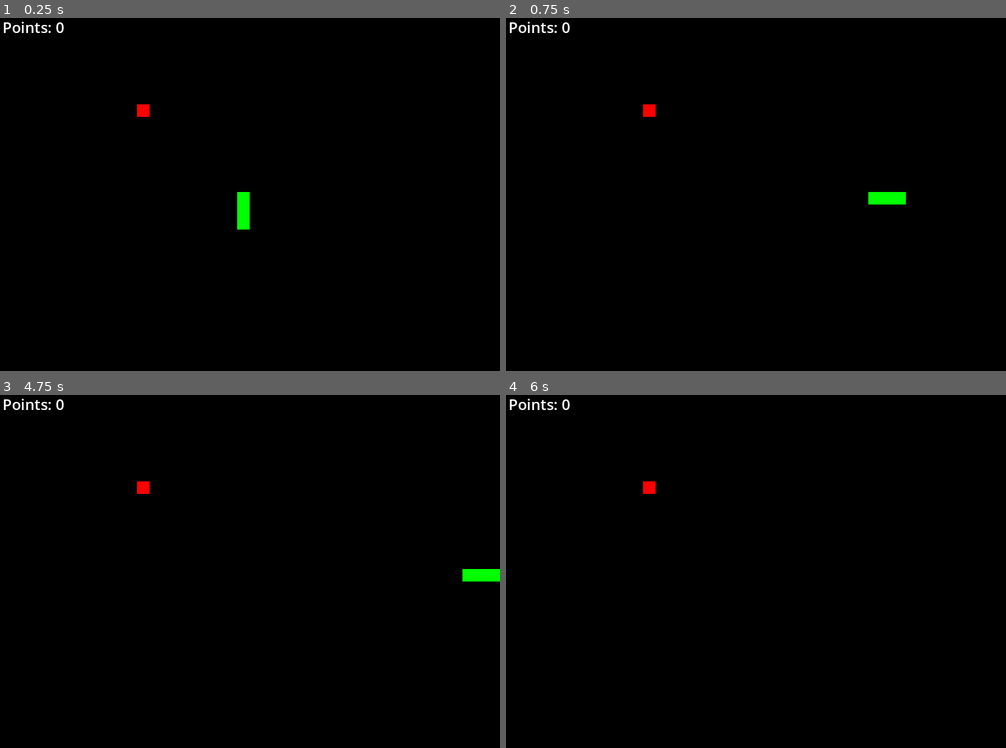
Above: before the commit, frames 1-4 (two rows, left to right).
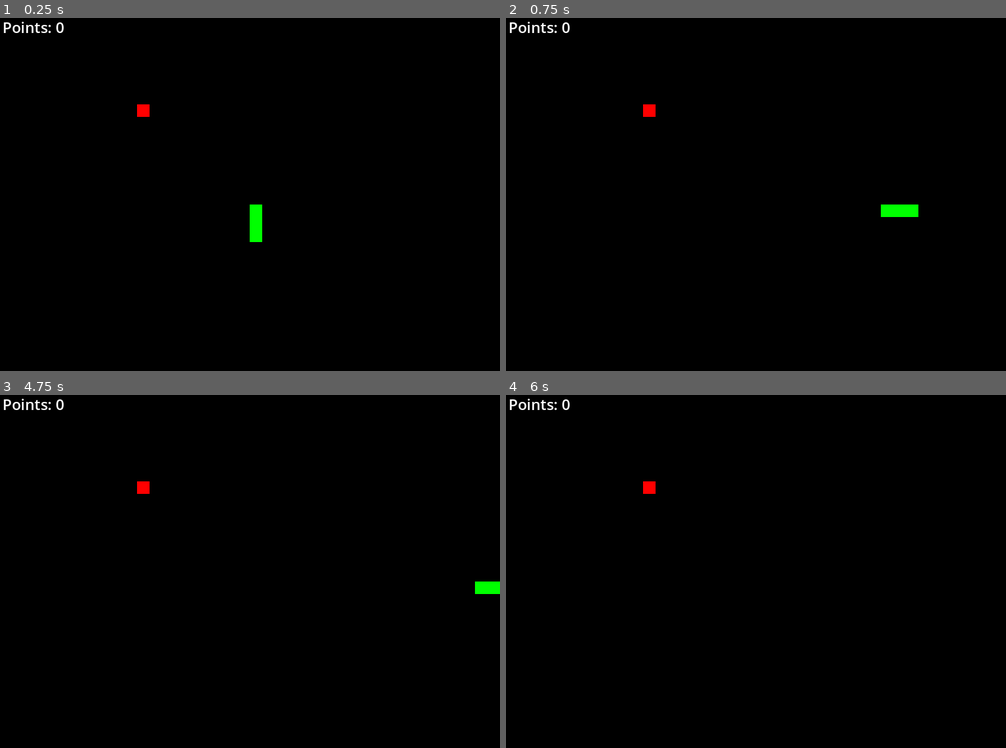
Above: after the commit, the same moments.

Repository: lafferjm/snake_godot
Game: Godot game, scene res://scenes/game_scene.tscn
Same seed, same stepped clock (60 frames per second), same inputs: the game is played once before the commit and once after it.
Inputs:
- Up to frame 1 (0.25 s): no input
- Up to frame 2 (0.75 s): tap Enter at 0.5 s; hold Right (move_right) from 0.53 s (still down)
- Up to frame 3 (4.75 s): tap Space at 1.25, 2.75, 4.25 s; release Right (move_right) at 1.28 s; hold Down (move_down) 1.28-2.03 s; tap Enter at 2, 3.5 s; hold Right (move_right) 2.03-2.78 s; hold Up (move_up) 2.78-3.53 s; hold Left (move_left) from 3.53 s (still down)
- Up to frame 4 (6 s): release Left (move_left) at 5.03 s; hold Down (move_down) 5.03-5.78 s; hold Right (move_right) from 5.78 s (still down)

The runs differ from the first frame. In frame 1, 0.5% of the frame differs, in the area x 47-53%, y 49-64%; in frame 2, 0.5%; in frame 3, 0.4%; in frame 4, nothing differs.

Commit message:
add groups

Diff:
--- a/objects/food.tscn
+++ b/objects/food.tscn
@@ -12,10 +12,13 @@
 
 [node name="Sprite2D" type="Sprite2D" parent="."]
 texture = ExtResource("1_1xvq5")
+centered = false
 
 [node name="Area2D" type="Area2D" parent="."]
+collision_mask = 5
 
 [node name="CollisionShape2D" type="CollisionShape2D" parent="Area2D"]
+position = Vector2(10, 10)
 shape = SubResource("RectangleShape2D_ovu8c")
 
 [node name="Crunch" type="AudioStreamPlayer" parent="."]
--- a/objects/snake_body.tscn
+++ b/objects/snake_body.tscn
@@ -9,10 +9,12 @@
 
 [node name="Sprite2D" type="Sprite2D" parent="."]
 texture = ExtResource("1_31l4q")
+centered = false
 
-[node name="Area2D" type="Area2D" parent="."]
-collision_layer = 2
+[node name="Area2D" type="Area2D" parent="." groups=["SnakeBody"]]
+collision_layer = 4
 collision_mask = 0
 
 [node name="CollisionShape2D" type="CollisionShape2D" parent="Area2D"]
+position = Vector2(10, 10)
 shape = SubResource("RectangleShape2D_ml027")
--- a/objects/snake_head.tscn
+++ b/objects/snake_head.tscn
@@ -13,9 +13,11 @@
 
 [node name="Sprite2D" type="Sprite2D" parent="."]
 texture = ExtResource("1_ummci")
+centered = false
 
-[node name="Area2D" type="Area2D" parent="."]
-collision_mask = 3
+[node name="Area2D" type="Area2D" parent="." groups=["SnakeHead"]]
+collision_mask = 5
 
 [node name="CollisionShape2D" type="CollisionShape2D" parent="Area2D"]
+position = Vector2(10, 10)
 shape = SubResource("RectangleShape2D_0e487")
--- a/scripts/food.gd
+++ b/scripts/food.gd
@@ -9,8 +9,8 @@
 	var x_coord = rng.randi_range(0, (screen_size.x / 20) - 20) * 20;
 	var y_coord = rng.randi_range(0, (screen_size.y / 20) - 20) * 20;
 
-	position.x = x_coord + 10;
-	position.y = y_coord + 10;
+	position.x = x_coord;
+	position.y = y_coord;
 
 # Called when the node enters the scene tree for the first time.
 func _ready():
@@ -23,6 +23,7 @@
 
 
 func _on_area_2d_area_entered(area):
-	$Crunch.play();
-	eaten.emit();
+	if (area.is_in_group("SnakeHead")):
+		$Crunch.play();
+		eaten.emit();
 	spawn();
--- a/scripts/snake_head.gd
+++ b/scripts/snake_head.gd
@@ -9,8 +9,8 @@
 # Called when the node enters the scene tree for the first time.
 func _ready():
 	var screen_size = get_viewport_rect().size;
-	position.x = screen_size.x / 2 - 10;
-	position.y = screen_size.y / 2 - 10;
+	position.x = screen_size.x / 2;
+	position.y = screen_size.y / 2;
 
 	for i in 2:
 		var body_segment = snake_body_scene.instantiate();
